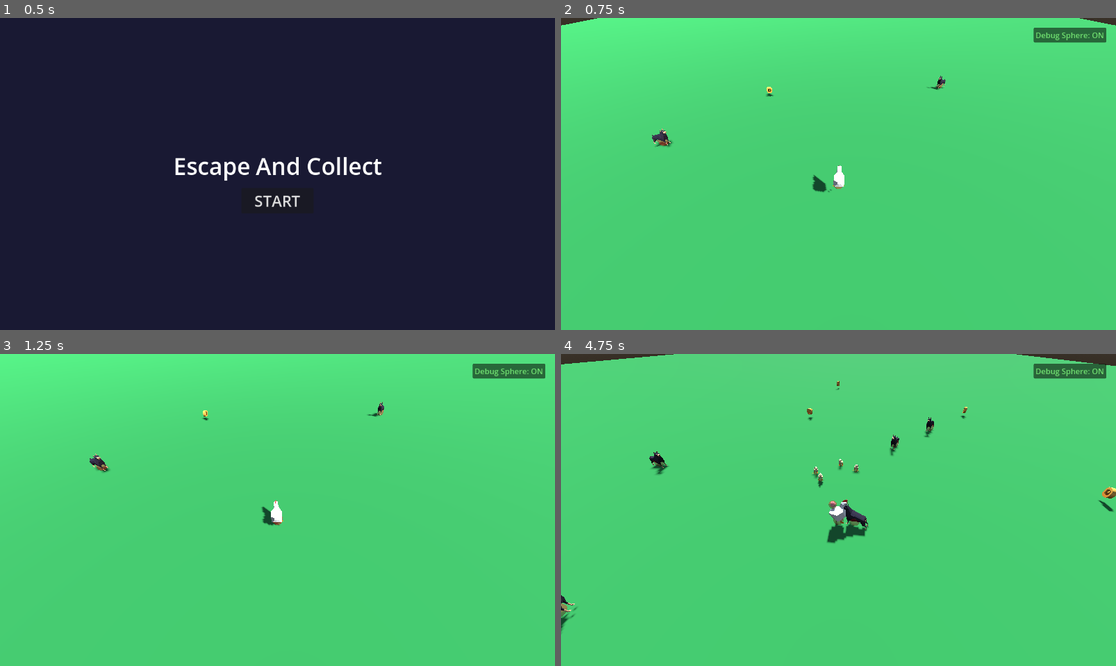
Above: before the commit, frames 1-4 (two rows, left to right).
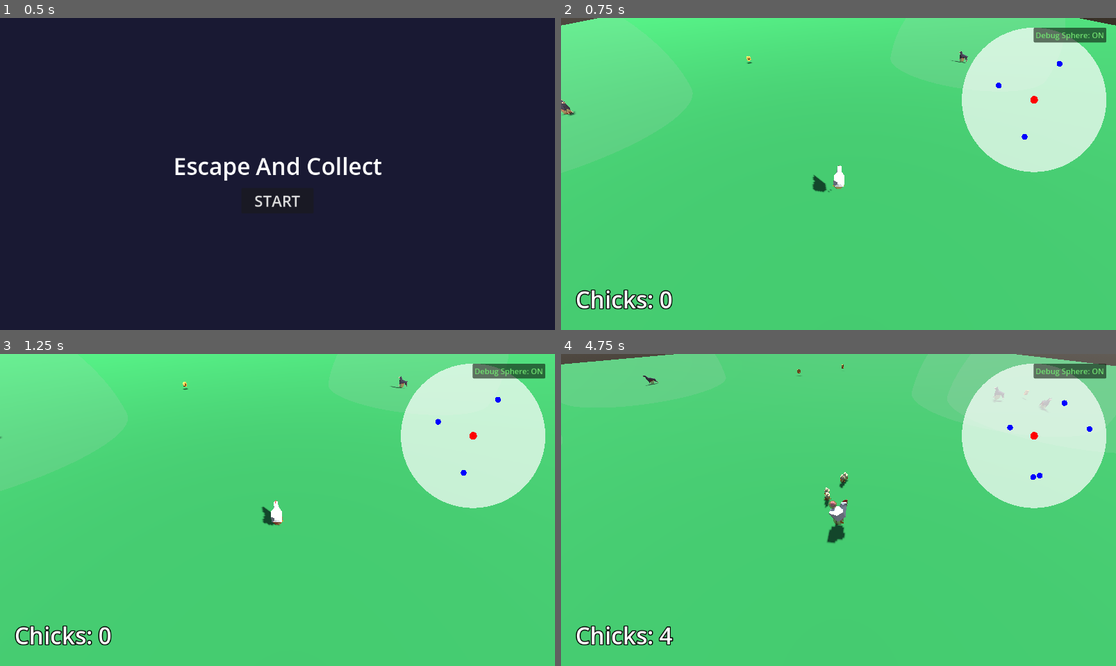
Above: after the commit, the same moments.

Repository: ateliee/escape-and-collect
Game: Godot game, scene res://Scenes/Main.tscn
The game is run twice, just before and just after one commit, with the same random seed, the same clock (stepped at 60 frames per second) and the same inputs.
Inputs (mouse positions are in pixels of both pictures, inside the frame that each line leads up to):
- Up to frame 1 (0.5 s): no input
- Up to frame 2 (0.75 s): click "START" at 0.5 s
- Up to frame 3 (1.25 s): no input
- Up to frame 4 (4.75 s): click "Debug Sphere: ON" at 1.25 s; click "Debug Sphere: OFF" at 2 s; move the mouse to (960, 494) at 2.77 s; hold D (move_right) 2.78-3.53 s; tap E (action_throw) at 2.85, 4.35 s; click (960, 494) at 2.92 s; move the mouse to (727, 525) at 3.52 s; hold S (move_back) 3.53-4.28 s; tap Shift (dash) at 3.6 s; move the mouse to (894, 441) at 4.27 s; hold D (move_right) from 4.28 s (still down)

Frame 1 is identical in both runs. In frame 2, 10% of the frame differs, in the area x 0-99%, y 0-94%; in frame 3, 10%; in frame 4, 14%, in the area x 0-100%, y 0-94%.

Commit message:
feat: add Minimap UI and implement state-based formation movement for Chick entities while removing test scripts.

Diff:
--- /dev/null
+++ b/Scenes/UI/Minimap.tscn
@@ -0,0 +1,15 @@
+[gd_scene format=3 uid="uid://wfvukaacfeqp"]
+
+[ext_resource type="Script" path="res://Scripts/UI/Minimap.gd" id="1_minimap"]
+
+[node name="Minimap" type="Control"]
+layout_mode = 3
+anchors_preset = 1
+anchor_left = 1.0
+anchor_right = 1.0
+offset_left = -320.0
+offset_top = 20.0
+offset_right = -20.0
+offset_bottom = 320.0
+grow_horizontal = 0
+script = ExtResource("1_minimap")
--- a/Scripts/Entities/Chick.gd
+++ b/Scripts/Entities/Chick.gd
@@ -1,12 +1,14 @@
 extends CharacterBody3D
 
-const SPEED = 5.0
+const SPEED = 4.0
 var player: Node3D = null
 var offset_dir = Vector3.ZERO
 var time_passed = 0.0
 @onready var model = $ModelRoot
 
 func _ready():
+	collision_layer = 16
+
 	var players = get_tree().get_nodes_in_group("player")
 	if players.size() > 0:
 		player = players[0]
@@ -15,32 +17,117 @@
 	var angle = randf() * TAU
 	offset_dir = Vector3(cos(angle), 0, sin(angle)) * randf_range(1.0, 2.5)
 
+	# Setup alert visualizer
+	var vision_mesh = MeshInstance3D.new()
+	vision_mesh.name = "VisionMesh"
+	var sphere_mesh = SphereMesh.new()
+	sphere_mesh.radius = 10.0
+	sphere_mesh.height = 20.0
+	var mat = StandardMaterial3D.new()
+	mat.transparency = BaseMaterial3D.TRANSPARENCY_ALPHA
+	mat.albedo_color = Color(1.0, 0.5, 0.0, 0.15) # Orange for alert
+	mat.shading_mode = BaseMaterial3D.SHADING_MODE_UNSHADED
+	sphere_mesh.material = mat
+	vision_mesh.mesh = sphere_mesh
+	vision_mesh.visible = false
+	add_child(vision_mesh)
+
+var current_state: String = "follow"
+
 func _physics_process(delta):
-	if not is_instance_valid(player):
-		return
-
 	# Gravity
 	if not is_on_floor():
 		velocity.y -= ProjectSettings.get_setting("physics/3d/default_gravity") * delta
 
-	var target_pos = player.global_position + offset_dir
-	target_pos.y = global_position.y
+	# 1. State check
+	var enemies = get_tree().get_nodes_in_group("enemy")
+	var closest_enemy = null
+	# Hysteresis: If already fleeing, keep fleeing until enemy is > 15m away
+	var closest_enemy_dist = 15.0 if current_state == "flee" else 10.0
 
-	var dir = target_pos - global_position
-	dir.y = 0
+	for e in enemies:
+		if not is_instance_valid(e): continue
+		var dist = global_position.distance_to(e.global_position)
+		if dist < closest_enemy_dist:
+			closest_enemy_dist = dist
+			closest_enemy = e
 
-	if dir.length() > 0.5:
-		dir = dir.normalized()
-		velocity.x = dir.x * SPEED
-		velocity.z = dir.z * SPEED
+	if closest_enemy:
+		current_state = "flee"
+	else:
+		if current_state == "flee":
+			# Once safe from enemy, become lost and stand still
+			current_state = "lost"
 
-		# Rotate the whole CharacterBody3D to face movement direction
-		var look_target_pos = global_position + Vector3(velocity.x, 0, velocity.z)
-		if look_target_pos.distance_to(global_position) > 0.1:
-			var look_dir = atan2(-velocity.x, -velocity.z)
-			rotation.y = lerp_angle(rotation.y, look_dir, 15 * delta)
+		if is_instance_valid(player):
+			var dist = global_position.distance_to(player.global_position)
+			if current_state == "lost":
+				# Player must come close to rescue the chick
+				if dist < 8.0:
+					current_state = "follow"
+			elif current_state == "follow":
+				# Lose the chick if player runs too far away
+				if dist > 30.0:
+					current_state = "lost"
 
-		# Hop animation on the model
+	# 2. Movement logic based on state
+	var target_vel_x = 0.0
+	var target_vel_z = 0.0
+	var look_dir = rotation.y
+	var is_moving = false
+
+	if current_state == "flee":
+		var dir = (global_position - closest_enemy.global_position)
+		dir.y = 0
+		if dir.length() > 0.1:
+			dir = dir.normalized()
+			target_vel_x = dir.x * (SPEED * 1.5)
+			target_vel_z = dir.z * (SPEED * 1.5)
+			is_moving = true
+			look_dir = atan2(-dir.x, -dir.z)
+
+	elif current_state == "follow":
+		# Calculate dynamic triangular formation
+		var all_chicks = get_tree().get_nodes_in_group("chick")
+		var followers = []
+		for c in all_chicks:
+			if c.get("current_state") == "follow":
+				followers.append(c)
+
+		var index = followers.find(self)
+		if index == -1: index = 0
+
+		var row = int(floor((sqrt(8 * index + 1) - 1) / 2.0))
+		var first_in_row = (row * (row + 1)) / 2
+		var col = index - first_in_row
+
+		var spacing_x = 1.0
+		var spacing_z = 1.0
+		var local_x = (col - (row / 2.0)) * spacing_x
+		var local_z = (row + 1.5) * spacing_z
+
+		var player_basis = player.global_transform.basis
+		var formation_offset = player_basis.x * local_x + player_basis.z * local_z
+
+		var target_pos = player.global_position + formation_offset
+		var dir = target_pos - global_position
+		dir.y = 0
+		var dist = dir.length()
+
+		if dist > 0.2:
+			dir = dir.normalized()
+			var catchup_speed = SPEED + (dist * 0.4)
+			target_vel_x = dir.x * catchup_speed
+			target_vel_z = dir.z * catchup_speed
+			is_moving = true
+			look_dir = atan2(-dir.x, -dir.z)
+
+	# Apply velocity
+	if is_moving:
+		velocity.x = target_vel_x
+		velocity.z = target_vel_z
+		rotation.y = lerp_angle(rotation.y, look_dir, 15 * delta)
+
 		time_passed += delta * 20.0
 		model.position.y = abs(sin(time_passed * 0.5)) * 0.2
 		model.rotation.z = sin(time_passed) * 0.1
@@ -55,3 +142,5 @@
 func toggle_debug(show: bool):
 	if has_node("DebugMesh"):
 		$DebugMesh.visible = show
+	if has_node("VisionMesh"):
+		$VisionMesh.visible = show
--- a/Scripts/Entities/Enemy.gd
+++ b/Scripts/Entities/Enemy.gd
@@ -12,9 +12,47 @@
 	if players.size() > 0:
 		player = players[0]
 
+	# Setup eat hitbox
+	var eat_area = Area3D.new()
+	eat_area.collision_layer = 0
+	eat_area.collision_mask = 16 # Layer 5 (Chicks)
+	var eat_shape = CollisionShape3D.new()
+	var sphere = SphereShape3D.new()
+	sphere.radius = 1.2 # Eat radius
+	eat_shape.shape = sphere
+	eat_area.add_child(eat_shape)
+	add_child(eat_area)
+	eat_area.body_entered.connect(_on_eat_area_entered)
+
+	# Setup vision visualizer
+	var vision_mesh = MeshInstance3D.new()
+	vision_mesh.name = "VisionMesh"
+	var sphere_mesh = SphereMesh.new()
+	sphere_mesh.radius = 15.0
+	sphere_mesh.height = 30.0
+	var mat = StandardMaterial3D.new()
+	mat.transparency = BaseMaterial3D.TRANSPARENCY_ALPHA
+	mat.albedo_color = Color(0.8, 0.8, 0.8, 0.15)
+	mat.shading_mode = BaseMaterial3D.SHADING_MODE_UNSHADED
+	sphere_mesh.material = mat
+	vision_mesh.mesh = sphere_mesh
+	vision_mesh.visible = false
+	add_child(vision_mesh)
+
+func _on_eat_area_entered(body: Node3D):
+	if body.is_in_group("chick"):
+		var effect = preload("res://Scenes/Entities/EggHatchEffect.tscn").instantiate()
+		effect.position = body.global_position
+		get_parent().call_deferred("add_child", effect)
+		body.queue_free()
+
+
 	# (Removed hardcoded scale)
 
 var time_passed: float = 0.0
+var state_timer: float = 0.0
+var wander_dir: Vector3 = Vector3.ZERO
+var is_wandering: bool = false
 
 func _physics_process(delta):
 	if not is_instance_valid(player):
@@ -24,13 +62,50 @@
 	if not is_on_floor():
 		velocity.y -= ProjectSettings.get_setting("physics/3d/default_gravity") * delta
 
-	# Direct pursuit towards player
-	var dir = (player.global_position - global_position)
-	dir.y = 0
-	dir = dir.normalized()
+	# Find closest valid target within vision range
+	var targets = get_tree().get_nodes_in_group("chick").duplicate()
+	if is_instance_valid(player):
+		targets.append(player)
 
-	velocity.x = dir.x * SPEED
-	velocity.z = dir.z * SPEED
+	var closest_target = null
+	var closest_dist = 15.0 # Vision radius
+
+	for t in targets:
+		if not is_instance_valid(t): continue
+		var dist = global_position.distance_to(t.global_position)
+		if dist < closest_dist:
+			closest_dist = dist
+			closest_target = t
+
+	# Pursuit towards target if found
+	if closest_target:
+		var dir = (closest_target.global_position - global_position)
+		dir.y = 0
+		if dir.length() > 0.1:
+			dir = dir.normalized()
+		velocity.x = dir.x * SPEED
+		velocity.z = dir.z * SPEED
+	else:
+		state_timer -= delta
+		if state_timer <= 0:
+			if randf() > 0.5:
+				# Wander around
+				is_wandering = true
+				state_timer = randf_range(2.0, 5.0)
+				var angle = randf() * TAU
+				wander_dir = Vector3(cos(angle), 0, sin(angle))
+			else:
+				# Stand still
+				is_wandering = false
+				state_timer = randf_range(2.0, 4.0)
+
+		if is_wandering:
+			velocity.x = wander_dir.x * (SPEED * 0.4)
+			velocity.z = wander_dir.z * (SPEED * 0.4)
+		else:
+			# Decelerate if standing still
+			velocity.x = move_toward(velocity.x, 0, SPEED * 5.0 * delta)
+			velocity.z = move_toward(velocity.z, 0, SPEED * 5.0 * delta)
 
 	# Rotate to face movement and animate
 	if velocity.length_squared() > 0.1:
@@ -58,3 +133,5 @@
 func toggle_debug(show: bool):
 	if has_node("DebugMesh"):
 		$DebugMesh.visible = show
+	if has_node("VisionMesh"):
+		$VisionMesh.visible = show
--- a/Scripts/Game/World.gd
+++ b/Scripts/Game/World.gd
@@ -16,6 +16,7 @@
 
 var debug_btn: Button
 var is_debug_sphere_on = true
+var chick_count_label: Label
 
 func _ready():
 	# Spawn player
@@ -48,6 +49,25 @@
 	cleanup_timer.autostart = true
 	cleanup_timer.timeout.connect(_cleanup_distant_objects)
 	add_child(cleanup_timer)
+
+	var hud_canvas = CanvasLayer.new()
+	hud_canvas.layer = 90
+	add_child(hud_canvas)
+
+	chick_count_label = Label.new()
+	chick_count_label.set_anchors_preset(Control.PRESET_BOTTOM_LEFT)
+	chick_count_label.grow_vertical = Control.GROW_DIRECTION_BEGIN
+	chick_count_label.offset_left = 30
+	chick_count_label.offset_bottom = -30
+	chick_count_label.add_theme_font_size_override("font_size", 48)
+	chick_count_label.add_theme_color_override("font_outline_color", Color(0,0,0,1))
+	chick_count_label.add_theme_constant_override("outline_size", 8)
+	hud_canvas.add_child(chick_count_label)
+
+	# Add minimap
+	var minimap_scene = preload("res://Scenes/UI/Minimap.tscn")
+	var minimap = minimap_scene.instantiate()
+	hud_canvas.add_child(minimap)
 
 	if OS.is_debug_build():
 		var canvas = CanvasLayer.new()
@@ -89,6 +109,10 @@
 	get_tree().call_group("egg", "toggle_debug", is_debug_sphere_on)
 
 func _process(_delta):
+	if is_instance_valid(chick_count_label):
+		var count = get_tree().get_nodes_in_group("chick").size()
+		chick_count_label.text = "Chicks: " + str(count)
+
 	if is_instance_valid(player):
 		# Move floor smoothly to follow player without snapping to prevent shadow flicker
 		floor_node.global_position = Vector3(player.global_position.x, -0.5, player.global_position.z)
@@ -97,10 +121,20 @@
 	if not is_instance_valid(player):
 		return Vector3(0, 0.0, 0)
 
-	var angle = randf() * TAU
-	var dist = randf_range(15.0, 35.0)
-	var pos = player.global_position + Vector3(cos(angle) * dist, 0.0, sin(angle) * dist)
-	pos.y = 0.0
+	var camera = player.get_node_or_null("SpringArm3D/Camera3D")
+	var pos = Vector3.ZERO
+
+	# Try up to 10 times to find a spot outside the camera's view
+	for i in range(10):
+		var angle = randf() * TAU
+		var dist = randf_range(35.0, 50.0)
+		pos = player.global_position + Vector3(cos(angle) * dist, 0.0, sin(angle) * dist)
+		pos.y = 0.0
+
+		# If the position is NOT in the camera's view (or if no camera is found), accept it
+		if camera == null or not camera.is_position_in_frustum(pos):
+			break
+
 	return pos
 
 func spawn_coin():
--- /dev/null
+++ b/Scripts/UI/Minimap.gd
@@ -0,0 +1,41 @@
+extends Control
+
+var map_scale: float = 2.0 # World distance to minimap pixels
+var map_radius: float = 150.0 # Visual radius of the minimap
+var player: Node3D = null
+
+func _ready():
+	custom_minimum_size = Vector2(map_radius * 2, map_radius * 2)
+
+func _process(_delta):
+	if not is_instance_valid(player):
+		var players = get_tree().get_nodes_in_group("player")
+		if players.size() > 0:
+			player = players[0]
+
+	# Redraw every frame
+	queue_redraw()
+
+func _draw():
+	# Draw background (circular white area)
+	var center = Vector2(map_radius, map_radius)
+	draw_circle(center, map_radius, Color(1, 1, 1, 0.7))
+
+	if not is_instance_valid(player):
+		return
+
+	# Draw player at center (Red)
+	draw_circle(center, 8.0, Color(1, 0, 0, 1))
+
+	# Draw enemies
+	var enemies = get_tree().get_nodes_in_group("enemy")
+	for enemy in enemies:
+		if not is_instance_valid(enemy):
+			continue
+
+		var offset = enemy.global_position - player.global_position
+		var map_pos = Vector2(offset.x, offset.z) * map_scale
+
+		# Only draw if within the minimap circle
+		if map_pos.length() <= map_radius:
+			draw_circle(center + map_pos, 6.0, Color(0, 0, 1, 1)) # Blue dot
--- a/check_keys.gd
+++ /dev/null
@@ -1,7 +0,0 @@
-extends SceneTree
-func _init():
-	print("LEFT: ", KEY_LEFT)
-	print("UP: ", KEY_UP)
-	print("RIGHT: ", KEY_RIGHT)
-	print("DOWN: ", KEY_DOWN)
-	quit()
--- a/get_aabb.gd
+++ /dev/null
@@ -1,10 +0,0 @@
-extends SceneTree
-func _init():
-    var scene = preload("res://Assets/Models/dog.glb")
-    var dog = scene.instantiate()
-    var mesh_inst = dog.get_node("Cube_Cube_001") as MeshInstance3D
-    var aabb = mesh_inst.get_aabb()
-    print("AABB Position: ", aabb.position)
-    print("AABB Size: ", aabb.size)
-    print("Center: ", aabb.position + aabb.size / 2.0)
-    quit()
--- a/test_dog.gd
+++ /dev/null
@@ -1,11 +0,0 @@
-extends SceneTree
-func _init():
-    var scene = preload("res://Assets/Models/dog.glb")
-    var dog = scene.instantiate()
-    print("Dog loaded, type: ", dog.get_class())
-    for child in dog.get_children():
-        print("Child: ", child.name, " type: ", child.get_class())
-        if child is MeshInstance3D:
-            var aabb = child.get_aabb()
-            print("Mesh AABB size: ", aabb.size)
-    quit()
--- a/test_dog2.gd
+++ /dev/null
@@ -1,13 +0,0 @@
-extends SceneTree
-func _init():
-    var scene = preload("res://Assets/Models/dog.glb")
-    var dog = scene.instantiate()
-    var mesh_inst = dog.get_node("Cube_Cube_001") as MeshInstance3D
-    var mesh = mesh_inst.mesh
-    var mat = mesh.surface_get_material(0)
-    print("Material: ", mat)
-    if mat and mat is BaseMaterial3D:
-        print("Transparency mode: ", mat.transparency)
-        print("Albedo color: ", mat.albedo_color)
-        print("Texture: ", mat.albedo_texture)
-    quit()
--- a/test_dog3.gd
+++ /dev/null
@@ -1,8 +0,0 @@
-extends SceneTree
-func _init():
-    var scene = preload("res://Assets/Models/dog.glb")
-    var dog = scene.instantiate()
-    var mesh_inst = dog.get_node("Cube_Cube_001") as MeshInstance3D
-    print("Mesh local transform: ", mesh_inst.transform)
-    print("Mesh position: ", mesh_inst.position)
-    quit()
--- a/test_dog4.gd
+++ /dev/null
@@ -1,17 +0,0 @@
-extends SceneTree
-func _init():
-    var scene = preload("res://Assets/Models/dog.glb")
-    var dog = scene.instantiate()
-    dog.transform = Transform3D(Basis(Vector3(0, 1, 0), -PI/2), Vector3(-0.716, 3.401, 1.182))
-    var mesh_inst = dog.get_node("Cube_Cube_001") as MeshInstance3D
-    var aabb = mesh_inst.get_aabb()
-
-    # Calculate AABB in parent space
-    var xform = dog.transform * mesh_inst.transform
-    var min_p = xform * aabb.position
-    var max_p = xform * (aabb.position + aabb.size)
-    print("New Min: ", min_p)
-    print("New Max: ", max_p)
-    var center = (min_p + max_p) / 2.0
-    print("New Center: ", center)
-    quit()
Not shown, added: Scripts/UI/Minimap.gd.uid
Not shown, removed: check_keys.gd.uid
Not shown, removed: get_aabb.gd.uid
Not shown, removed: test_dog.gd.uid
Not shown, removed: test_dog2.gd.uid
Not shown, removed: test_dog3.gd.uid
Not shown, removed: test_dog4.gd.uid
Not shown, changed: README.md
